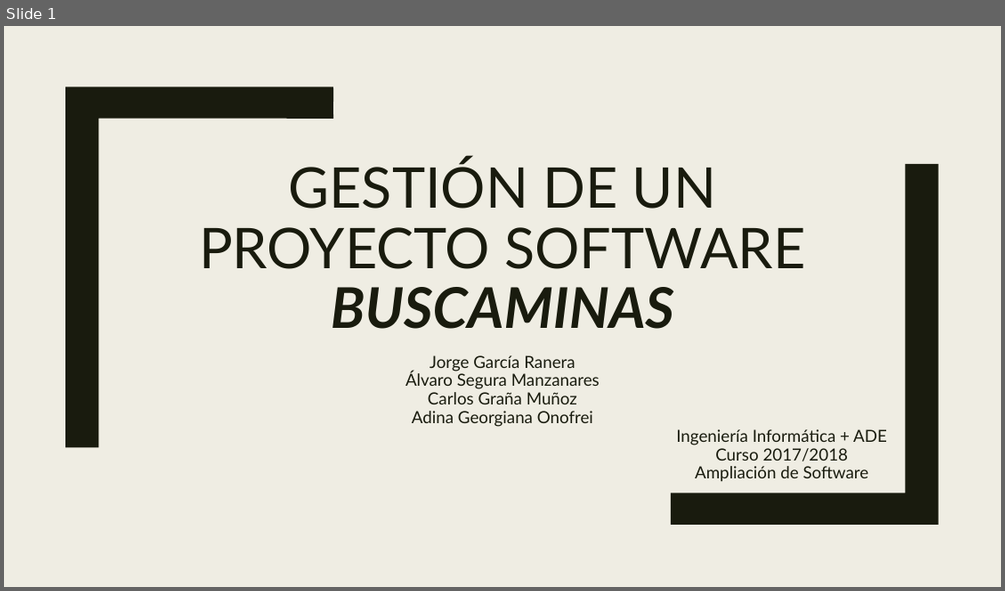
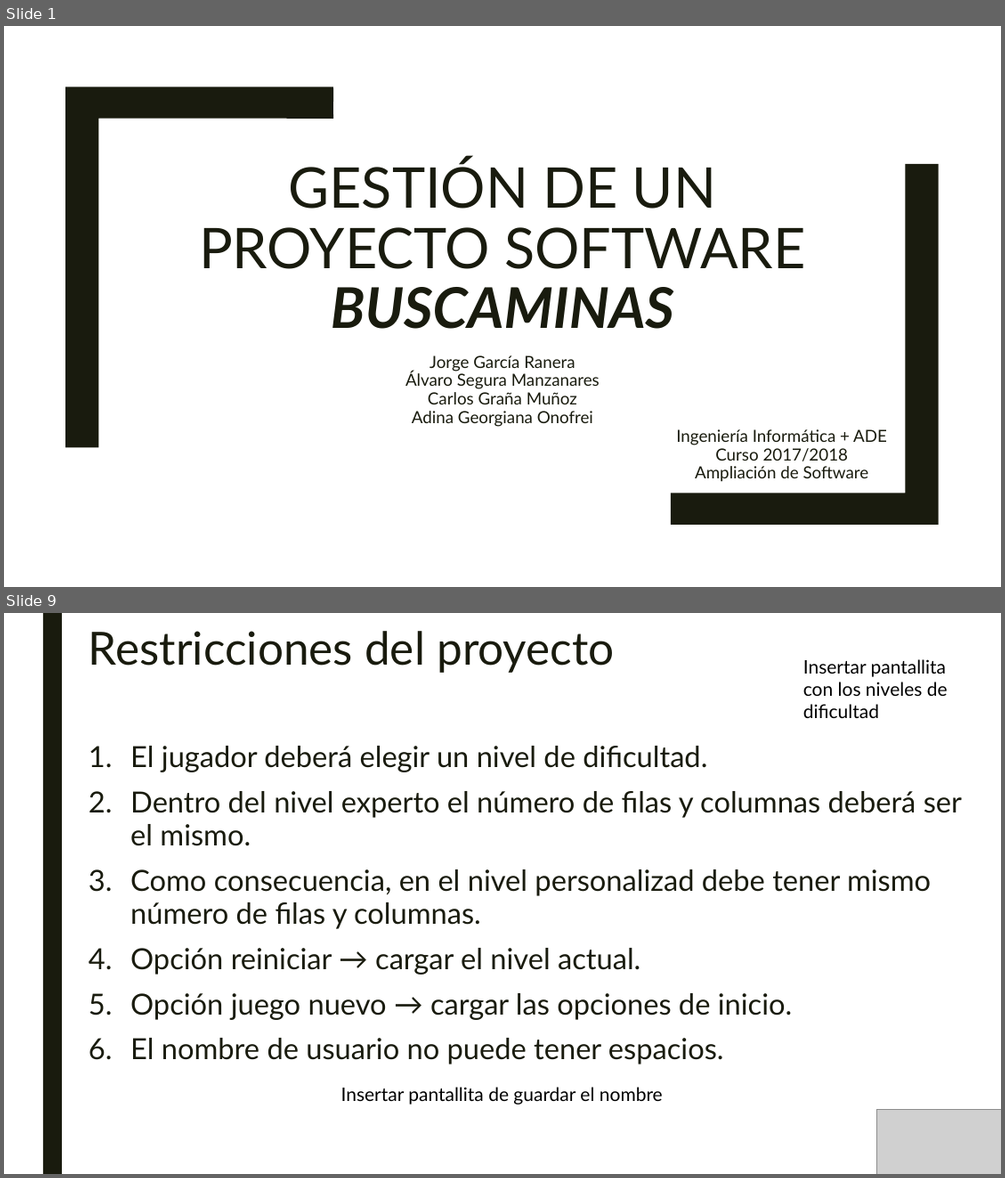
Before and after one commit to SombraJ/practicaAIS, a slide deck: Gestión de un proyecto Software.pptx. Shown one above the other, each under a label of ours: slide 1 before the commit, slides 1 and 9 after it; the slides between them are not shown. The pictures are 1005x591 and 1005x1178 pixels, drawn with LibreOffice and Linux fonts; fonts in the diff are those of the drawing; grey boxes stand for pictures. Boxes give left, top, right and bottom in pixels: in the first picture for what was removed or moved away, otherwise in the second. Text is boxed around its words. In the diff, an @@ line names an element or a change of style, - is before the commit and + after.

```diff
--- a/Gestión de un proyecto Software.pptx
+++ b/Gestión de un proyecto Software.pptx
@@ slide 9 added at (4,613,1001,1174), background #FFFFFF @@
@@ rectangle added at (43,613,62,1174), fill #191B0E @@
@@ title added at (89,631,614,673), 44 pt, text #191B0E @@
+Restricciones del proyecto
@@ text added at (803,659,947,718), 18 pt, text #000000 @@
+Insertar pantallita con los niveles de dificultad
@@ text added at (130,746,962,1064), 28 pt, text #191B0E @@
+1. El jugador deberá elegir un nivel de dificultad.
+2. Dentro del nivel experto el número de filas y columnas deberá ser el mismo.
+3. Como consecuencia, en el nivel personalizad debe tener mismo número de filas y columnas.
+4. Opción reiniciar → cargar el nivel actual.
+5. Opción juego nuevo → cargar las opciones de inicio.
+6. El nombre de usuario no puede tener espacios.
@@ text added at (341,1086,663,1104), 18 pt, text #000000 @@
+Insertar pantallita de guardar el nombre
@@ picture added at (877,1110,1001,1174) @@
@@ slide 1 changed as well @@
@@ background #EFEDE3 to #FFFFFF @@
```
Also in this commit, not shown: 3 other slides changed, 11 other slides added, 1 slide removed.
